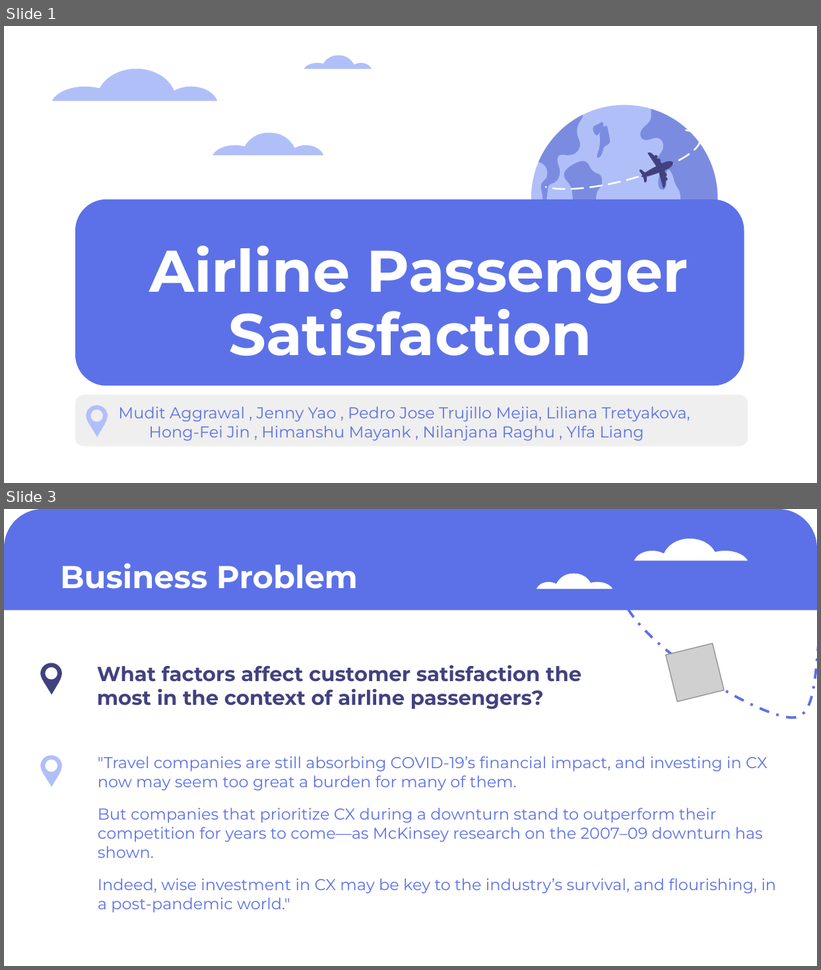
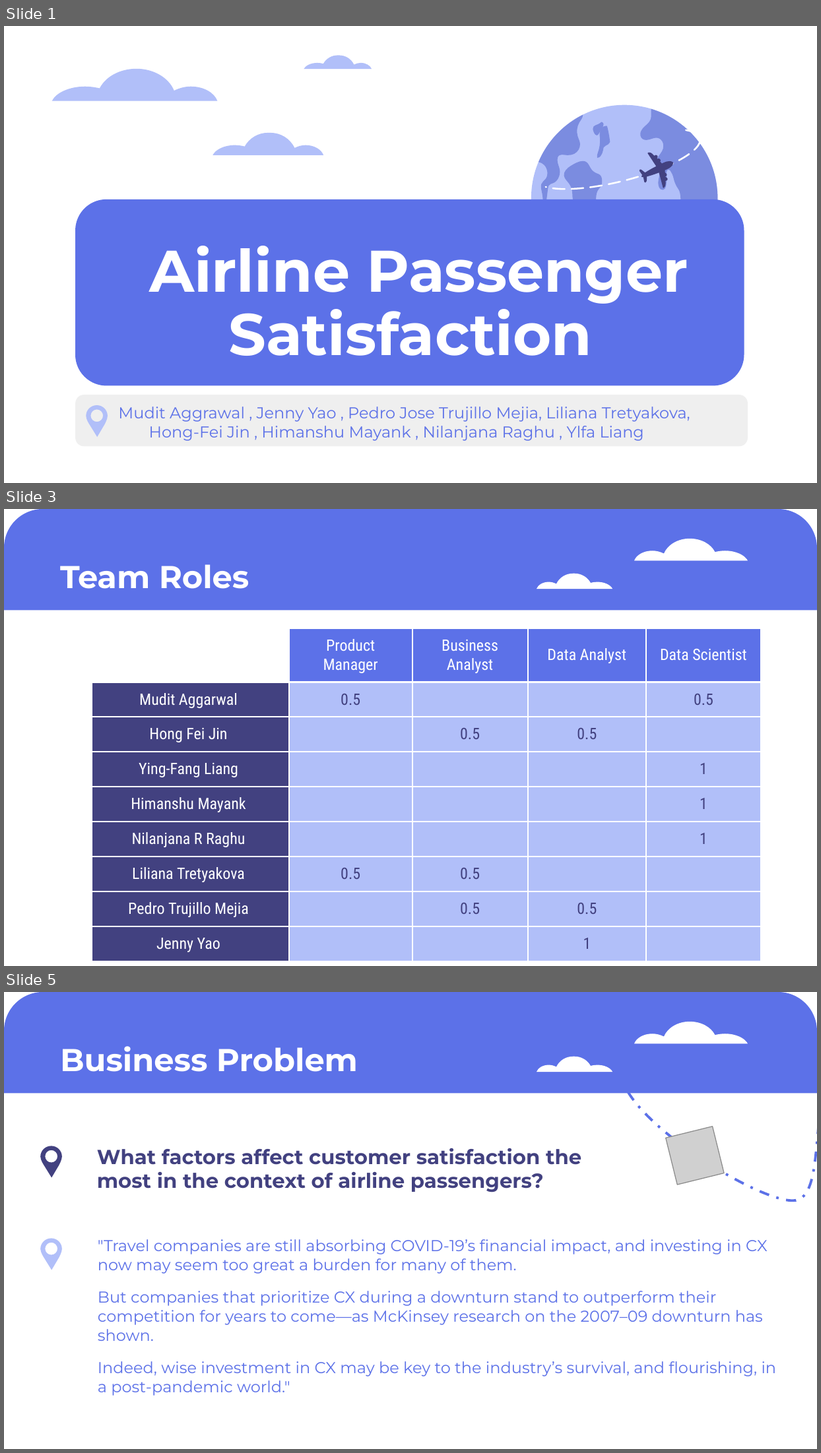
Before and after one commit to McGill-MMA-EnterpriseAnalytics/Flyer_Customer_Satisfaction, a slide deck: Project Presentation.pptx. Shown one above the other, each under a label of ours: slides 1 and 3 before the commit, slides 1, 3 and 5 after it; the slides between them are not shown. The pictures are 821x970 and 821x1453 pixels, drawn with LibreOffice and Linux fonts; fonts in the diff are those of the drawing; grey boxes stand for pictures. Boxes give left, top, right and bottom in pixels: in the first picture for what was removed or moved away, otherwise in the second. Text is boxed around its words. In the diff, an @@ line names an element or a change of style, - is before the commit and + after.

```diff
--- a/Project Presentation.pptx
+++ b/Project Presentation.pptx
@@ slide 3 added at box(4, 509, 817, 966), background #FFFFFF; not listed: 3 template elements that a slide beside it also shows @@
@@ title added at box(60, 564, 250, 589), 28 pt, text #FFFFFF, bold @@
+Team Roles
@@ table added at box(92, 628, 761, 955), 9 rows, 5 columns @@
+ | Product Manager | Business Analyst | Data Analyst | Data Scientist
+Mudit Aggarwal | 0.5 |  |  | 0.5
+Hong Fei Jin |  | 0.5 | 0.5 | 
+Ying-Fang Liang |  |  |  | 1
+Himanshu Mayank |  |  |  | 1
+Nilanjana R Raghu |  |  |  | 1
+Liliana Tretyakova | 0.5 | 0.5 |  | 
+Pedro Trujillo Mejia |  | 0.5 | 0.5 | 
+Jenny Yao |  |  | 1 | 
@@ what was slide 3 is now slide 5 @@
```
Also in this commit, not shown: 8 slides changed, 1 slide removed.
